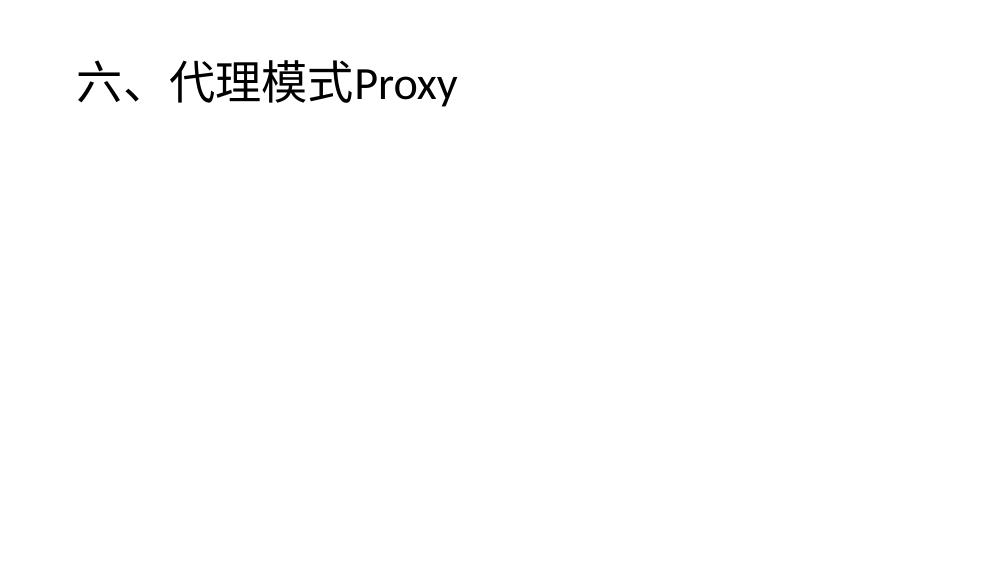
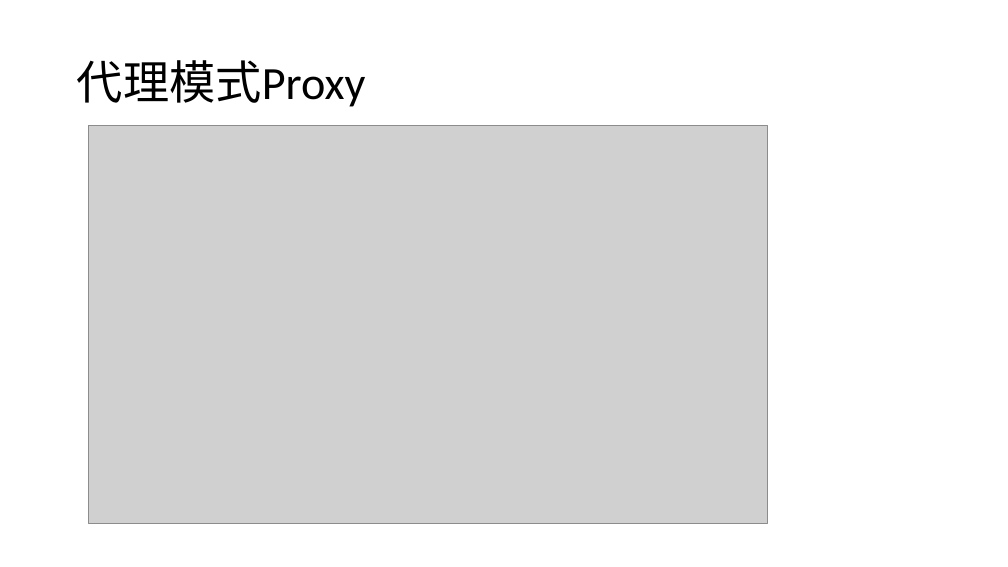
Before and after one commit to tdxhhw66/JavaCodeAcc, a slide deck: slide 11 of 设计模式2.pptx (slide 9 before the commit). Drawn at 1008x567 pixels with LibreOffice and Linux fonts; fonts in the diff are those of the drawing; grey boxes stand for pictures. Boxes give left, top, right and bottom in pixels: in the first picture for what was removed or moved away, otherwise in the second. Text is boxed around its words. In the diff, an @@ line names an element or a change of style, - is before the commit and + after.

Commit message:
增加设计模式讲解

```diff
--- a/设计模式2.pptx
+++ b/设计模式2.pptx
@@ title at bbox=[77, 60, 366, 107]: text changed @@
-六、代理模式Proxy
+代理模式Proxy
@@ picture added at bbox=[88, 126, 768, 524] @@
```
Also in this commit, not shown: 5 other slides changed, 2 slides added, 14 other files.
